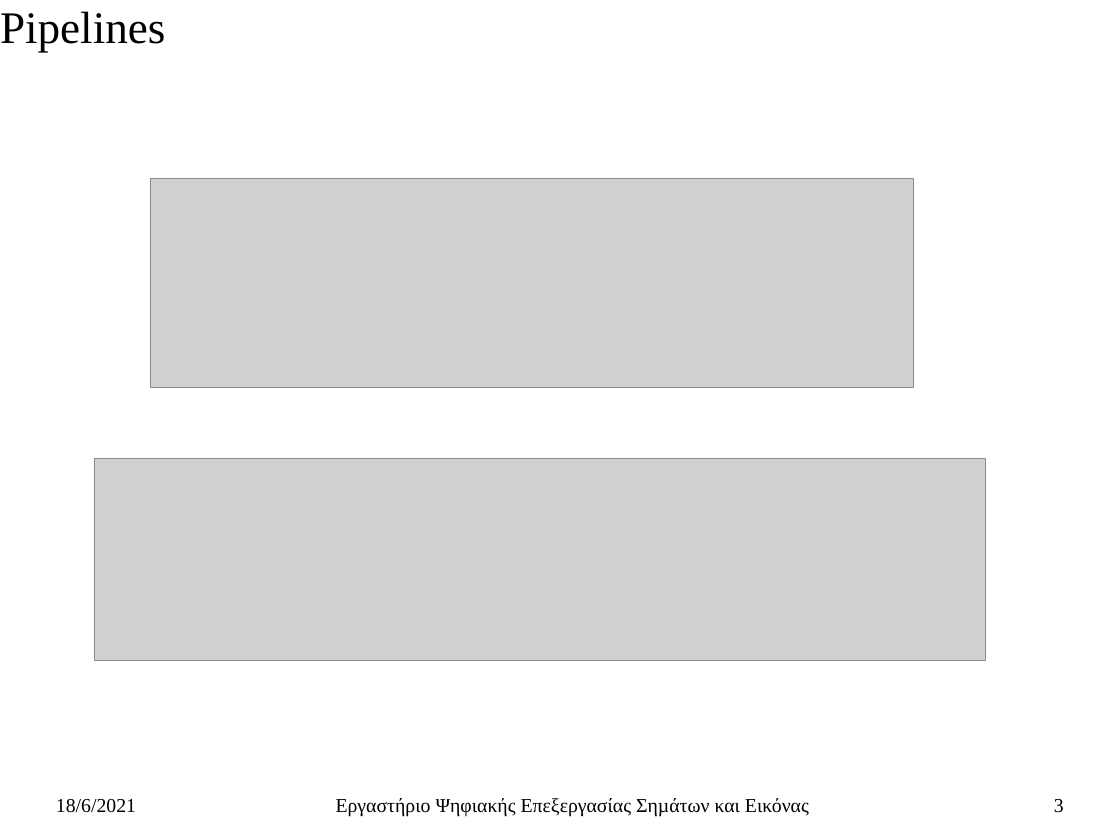
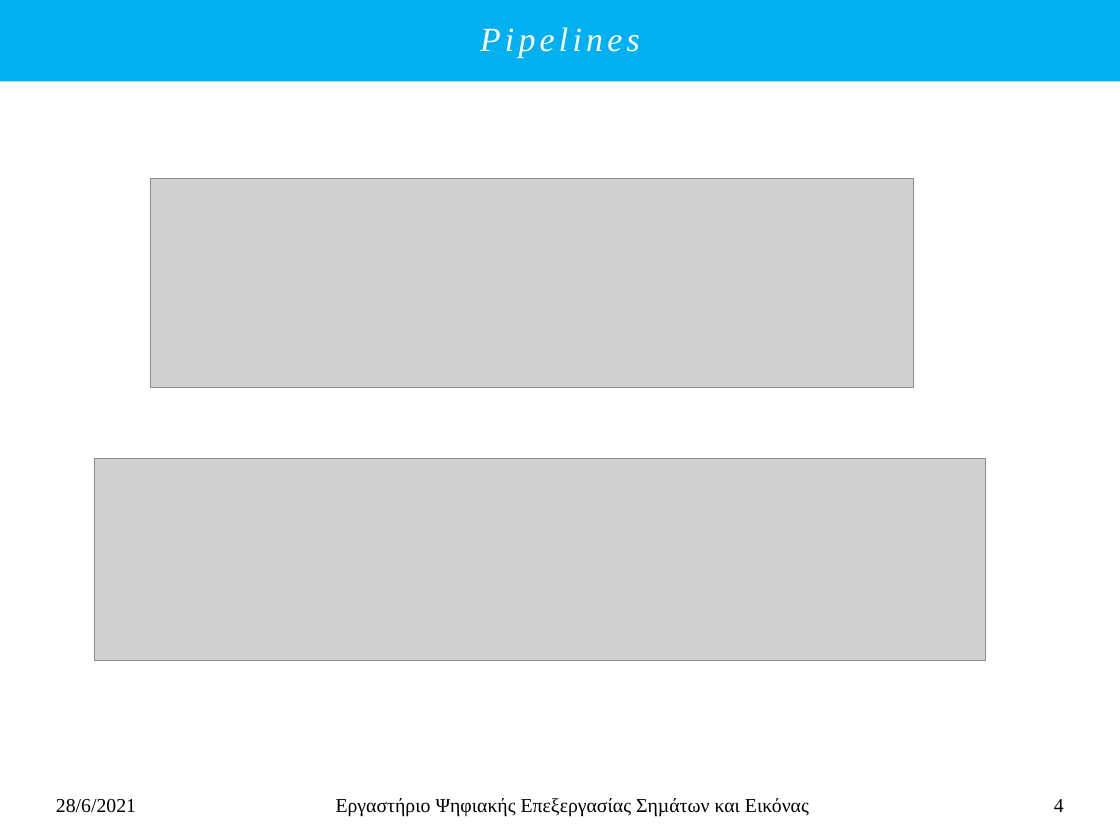
Before and after one commit to ChristosTrimas/ai-detection-systems, a slide deck: slide 4 of thesis/thesis_so_far_presentation_v_0_3.pptx (slide 3 before the commit). Drawn at 1120x840 pixels with LibreOffice and Linux fonts; fonts in the diff are those of the drawing; grey boxes stand for pictures. Boxes give left, top, right and bottom in pixels: in the first picture for what was removed or moved away, otherwise in the second. Text is boxed around its words. In the diff, an @@ line names an element or a change of style, - is before the commit and + after.

```diff
--- a/thesis/thesis_so_far_presentation_v_0_3.pptx
+++ b/thesis/thesis_so_far_presentation_v_0_3.pptx
@@ rectangle "Pipelines": place and size @@
-rectangle "Pipelines" at (0, 11, 165, 52)
+rectangle "Pipelines" at (0, 0, 1120, 81)
@@ rectangle "Pipelines" at (0, 0, 1120, 81): size 32 to 24 pt, text colour #000000 to #FFFFFF, letter spacing 0 to 3 pt, italic on; alignment left to centre; indent changed; less space between paragraphs; vertical alignment top to middle; fill none to #00B0F0 @@
@@ text at (56, 799, 136, 813): text changed @@
-18/6/2021
+28/6/2021
@@ page number at (1054, 799, 1064, 812): text changed @@
-3
+4
```
Also in this commit, not shown: 27 other slides changed, 6 slides added.
